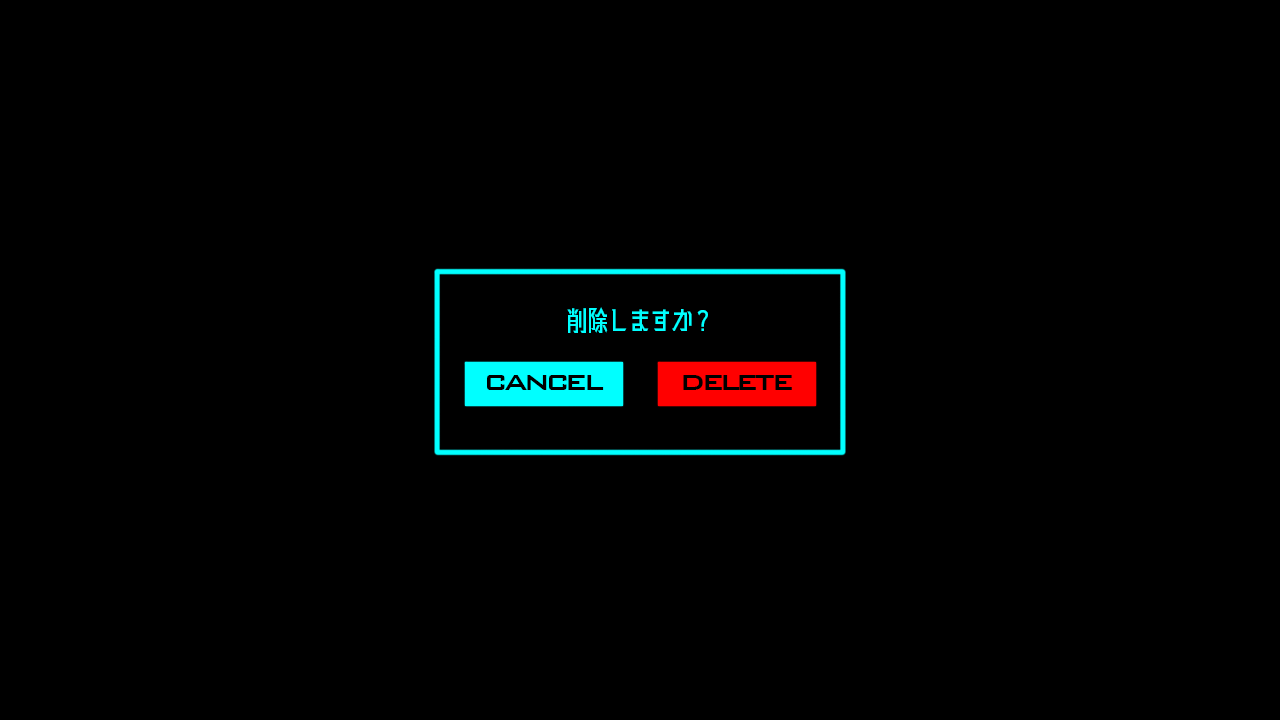
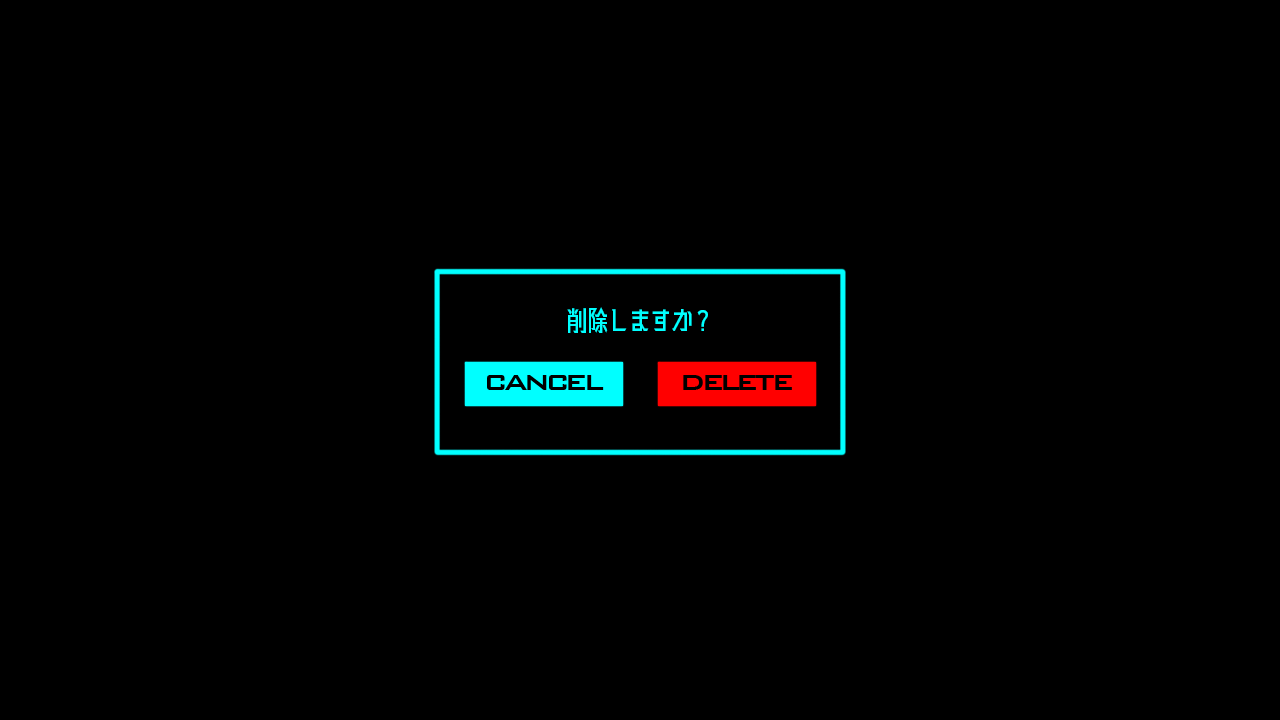
Before/after of a 1280px x 720px layered artwork. What changed in the layer stack:
pixels changed over [487, 375, 792, 390] (layer not identified)
